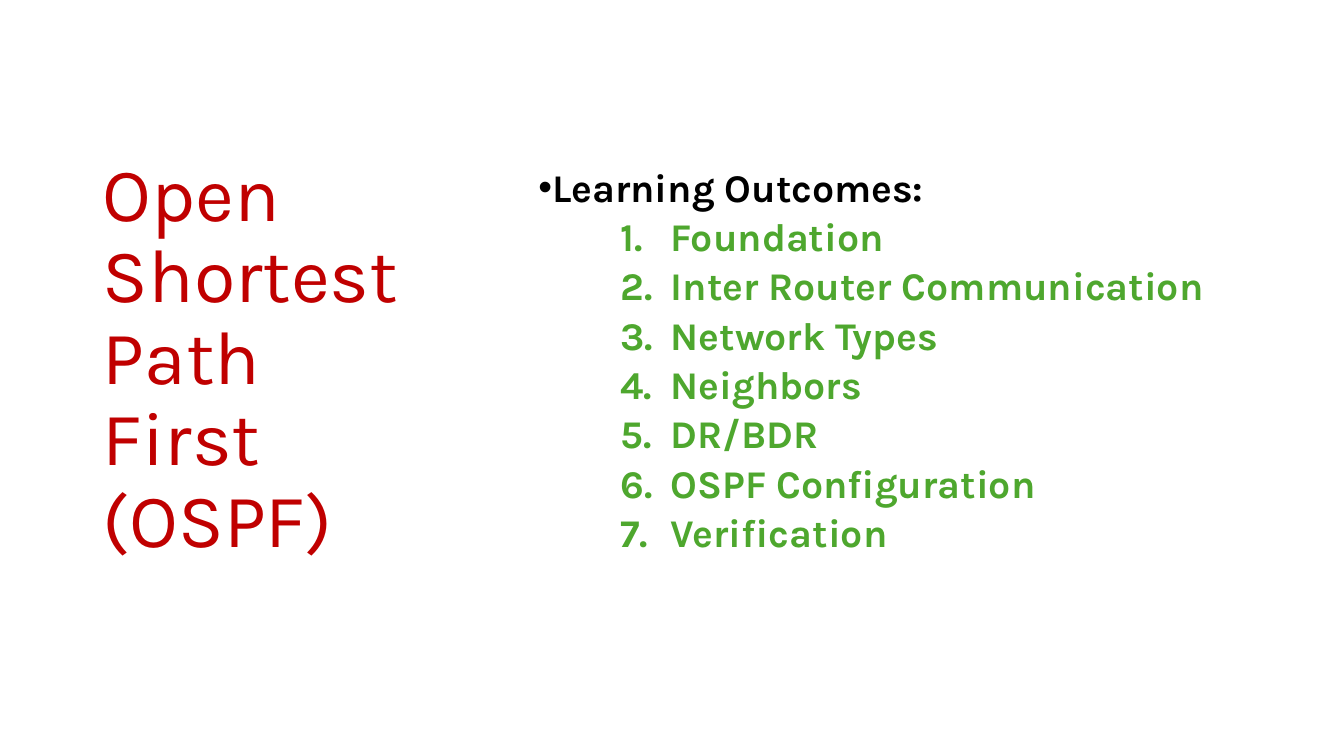
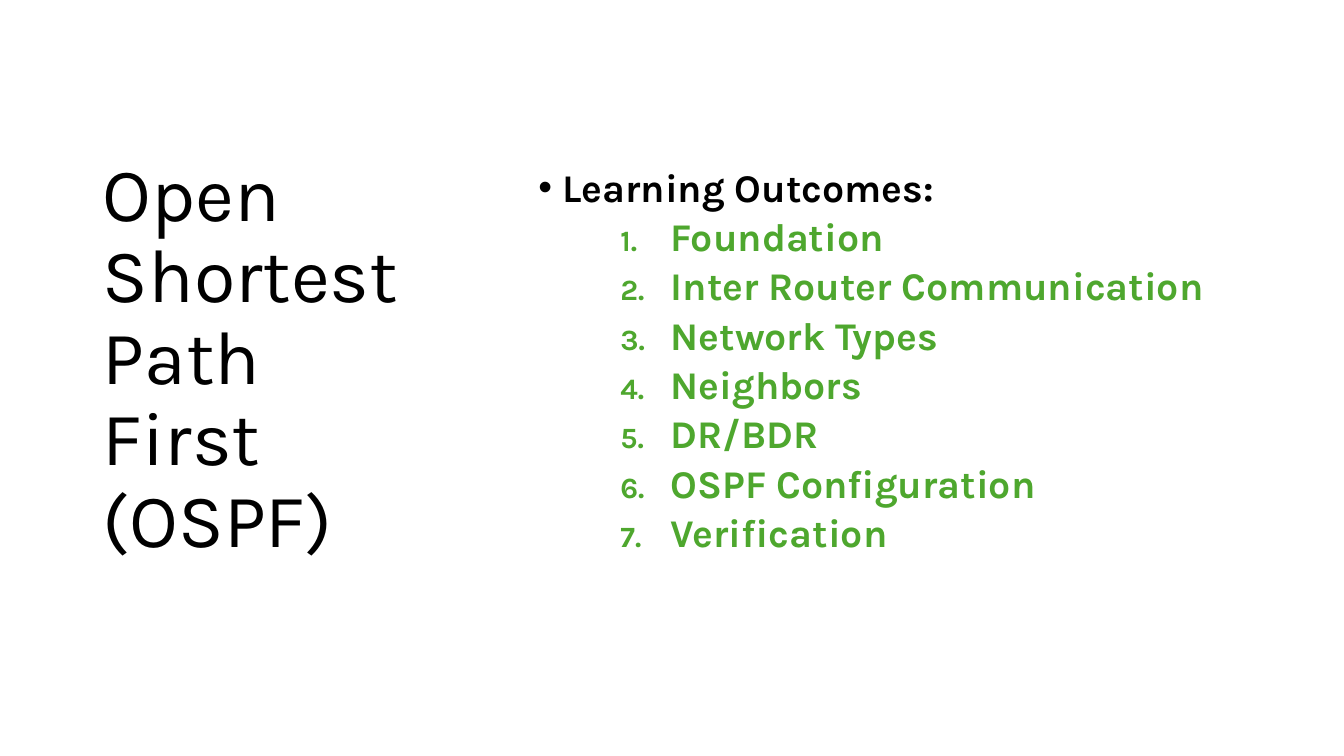
Before and after one commit to toranjungshahi/Cisco-ENCOR-Preparation, a slide deck: slide 1 of Notes/OSPF.pptx. Drawn at 1344x756 pixels with LibreOffice and Linux fonts; fonts in the diff are those of the drawing. Boxes give left, top, right and bottom in pixels: in the first picture for what was removed or moved away, otherwise in the second. Text is boxed around its words. In the diff, an @@ line names an element or a change of style, - is before the commit and + after.

```diff
--- a/Notes/OSPF.pptx
+++ b/Notes/OSPF.pptx
@@ subtitle "Learning Outcomes:" rewrapped from [552, 174, 1204, 548] to [562, 174, 1204, 548] @@
@@ title "Open Shortest Path First (OSPF)" at [103, 172, 398, 556]: text colour #C00000 to #000000 @@
```
Also in this commit, not shown: 13 other slides changed, 6 other files.
